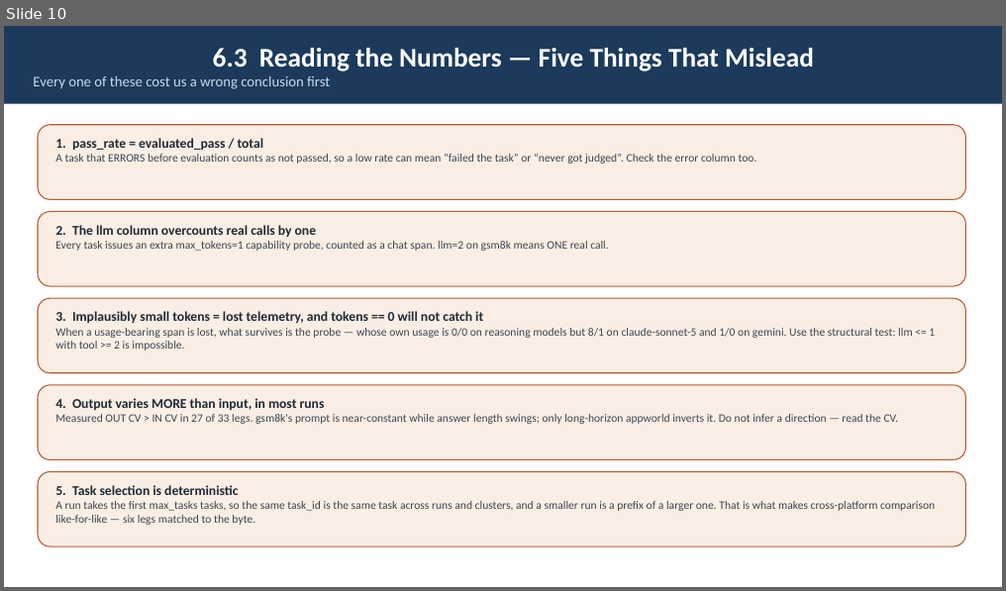
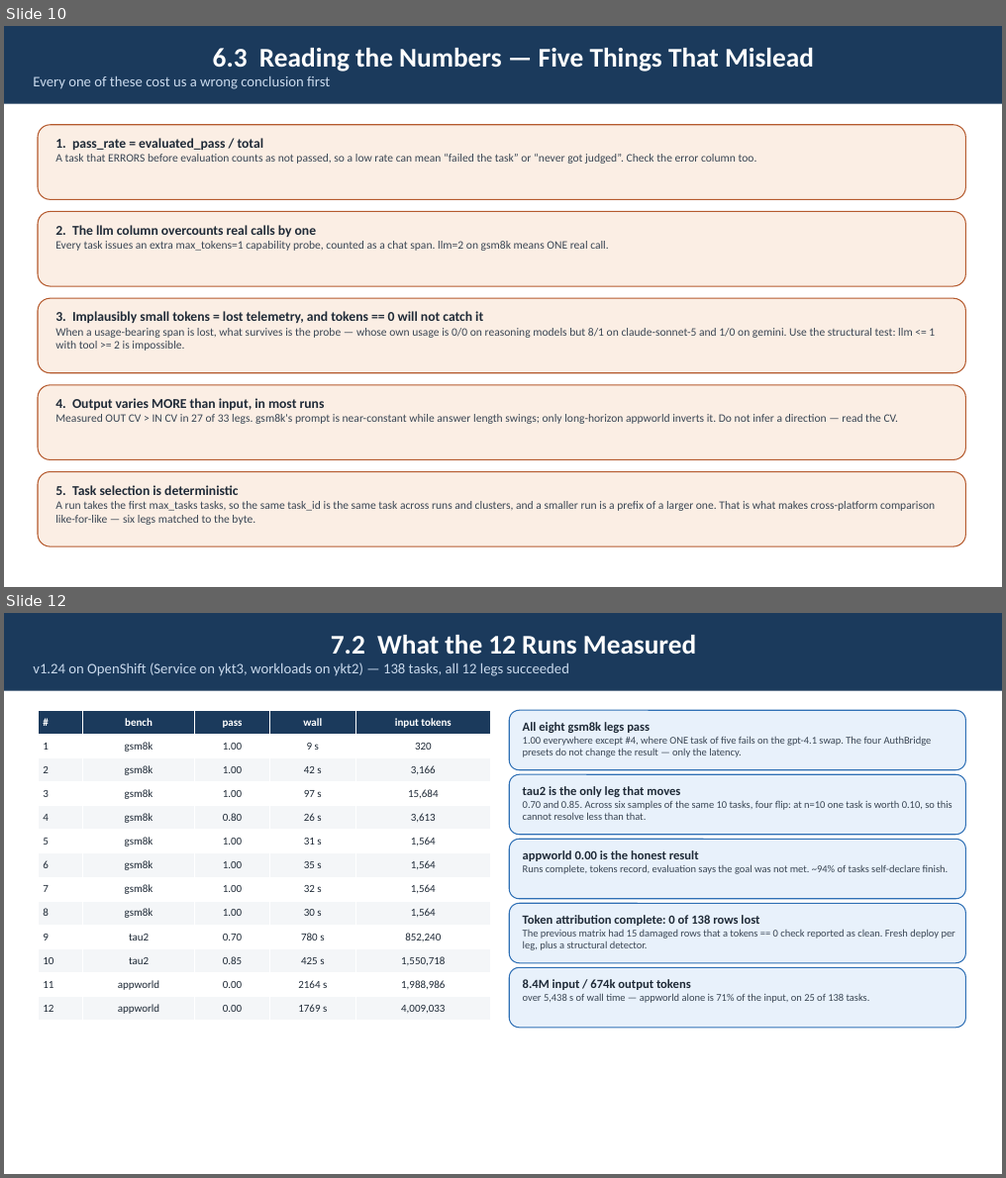
Before and after one commit to webchang/benchmarking, a slide deck: docs/BenchmarkingService.pptx. Shown one above the other, each under a label of ours: slide 10 before the commit, slides 10 and 12 after it; the slides between them are not shown. The pictures are 1006x591 and 1006x1178 pixels, drawn with LibreOffice and Linux fonts; fonts in the diff are those of the drawing. Boxes give left, top, right and bottom in pixels: in the first picture for what was removed or moved away, otherwise in the second. Text is boxed around its words. In the diff, an @@ line names an element or a change of style, - is before the commit and + after.

```diff
--- a/docs/BenchmarkingService.pptx
+++ b/docs/BenchmarkingService.pptx
@@ slide 12 added at (4, 613, 1002, 1174), background #FFFFFF @@
@@ rectangle added at (4, 613, 1002, 691), fill #1B3A5C, 14 pt, text #C9D9EC @@
+7.2 What the 12 Runs Measured
+v1.24 on OpenShift (Service on ykt3, workloads on ykt2) — 138 tasks, all 12 legs succeeded
@@ table added at (38, 710, 491, 1021), 13 rows, 5 columns @@
+# | bench | pass | wall | input tokens
+1 | gsm8k | 1.00 | 9 s | 320
+2 | gsm8k | 1.00 | 42 s | 3,166
+3 | gsm8k | 1.00 | 97 s | 15,684
+4 | gsm8k | 0.80 | 26 s | 3,613
+5 | gsm8k | 1.00 | 31 s | 1,564
+6 | gsm8k | 1.00 | 35 s | 1,564
+7 | gsm8k | 1.00 | 32 s | 1,564
+8 | gsm8k | 1.00 | 30 s | 1,564
+9 | tau2 | 0.70 | 780 s | 852,240
+10 | tau2 | 0.85 | 425 s | 1,550,718
+11 | appworld | 0.00 | 2164 s | 1,988,986
+12 | appworld | 0.00 | 1769 s | 4,009,033
@@ rounded rectangle added at (509, 710, 966, 770), fill #E8F1FB, outline #2E6FB5 1 pt, 10 pt, text #3A4654 @@
+All eight gsm8k legs pass
+1.00 everywhere except #4, where ONE task of five fails on the gpt-4.1 swap. The four AuthBridge presets do not change the result — only the latency.
@@ rounded rectangle added at (509, 774, 966, 835), fill #E8F1FB, outline #2E6FB5 1 pt, 10 pt, text #3A4654 @@
+tau2 is the only leg that moves
+0.70 and 0.85. Across six samples of the same 10 tasks, four flip: at n=10 one task is worth 0.10, so this cannot resolve less than that.
@@ rounded rectangle added at (509, 839, 966, 899), fill #E8F1FB, outline #2E6FB5 1 pt, 10 pt, text #3A4654 @@
+appworld 0.00 is the honest result
+Runs complete, tokens record, evaluation says the goal was not met. ~94% of tasks self-declare finish.
@@ rounded rectangle added at (509, 903, 966, 963), fill #E8F1FB, outline #2E6FB5 1 pt, 10 pt, text #3A4654 @@
+Token attribution complete: 0 of 138 rows lost
+The previous matrix had 15 damaged rows that a tokens == 0 check reported as clean. Fresh deploy per leg, plus a structural detector.
@@ rounded rectangle added at (509, 967, 966, 1028), fill #E8F1FB, outline #2E6FB5 1 pt, 10 pt, text #3A4654 @@
+8.4M input / 674k output tokens
+over 5,438 s of wall time — appworld alone is 71% of the input, on 25 of 138 tasks.
```
Also in this commit, not shown: 2 slides changed, 3 other slides added, 2 other files.
